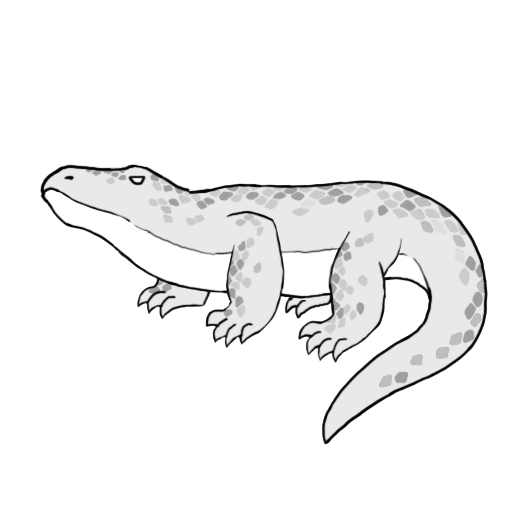
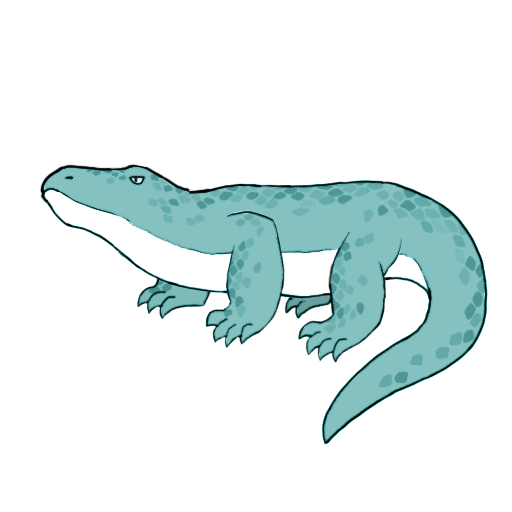
Layers edited between the first and the second 512x512 image:
painted on "레이어 10" over [left=40, top=164, right=206, bottom=251]
painted on "레이어 11" over [left=205, top=210, right=287, bottom=348]
painted on "레이어 14" over [left=297, top=200, right=404, bottom=364]
painted on "레이어 15" over [left=320, top=183, right=488, bottom=445]
painted on "레이어 17" over [left=108, top=179, right=437, bottom=304]
painted on "레이어 13" over [left=284, top=274, right=334, bottom=320]
painted on "레이어 12" over [left=136, top=263, right=214, bottom=320]
